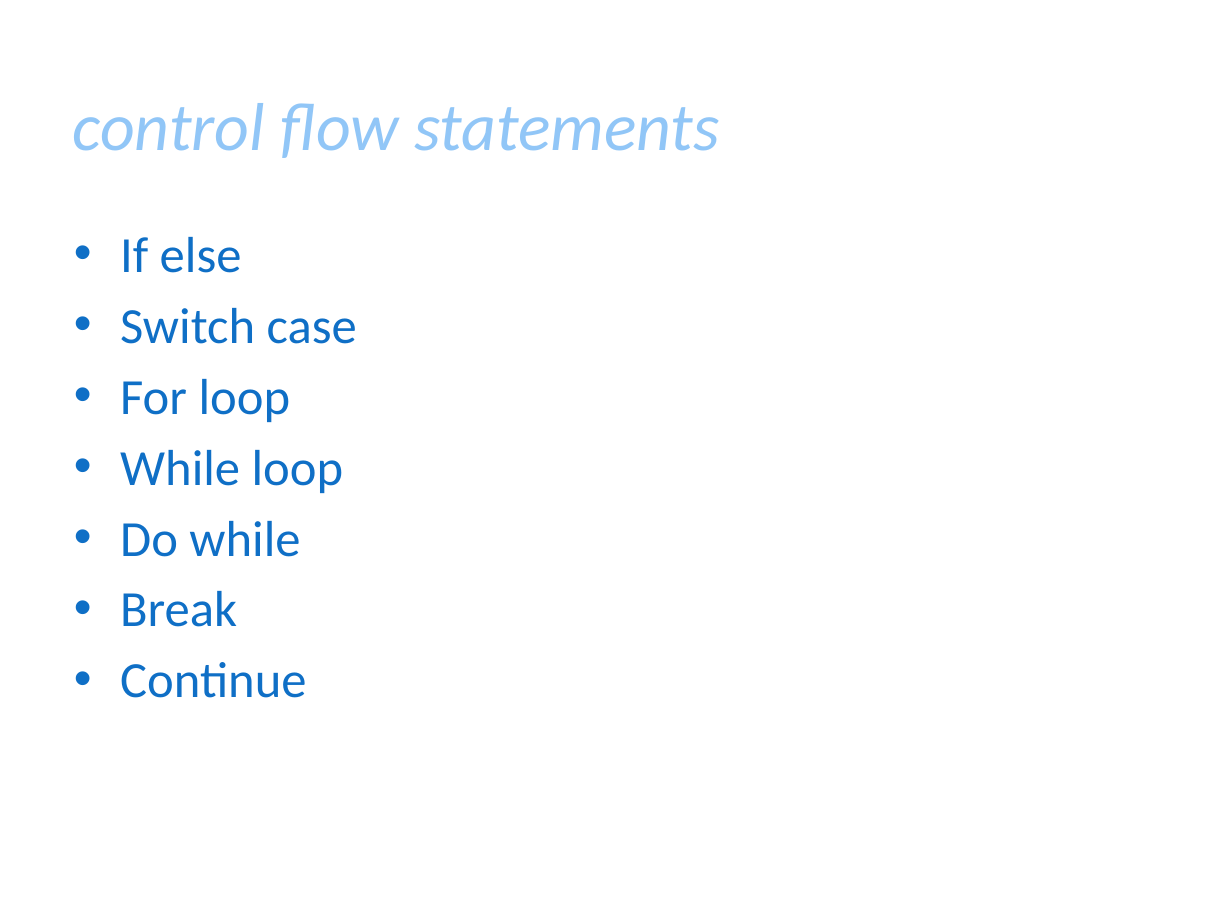
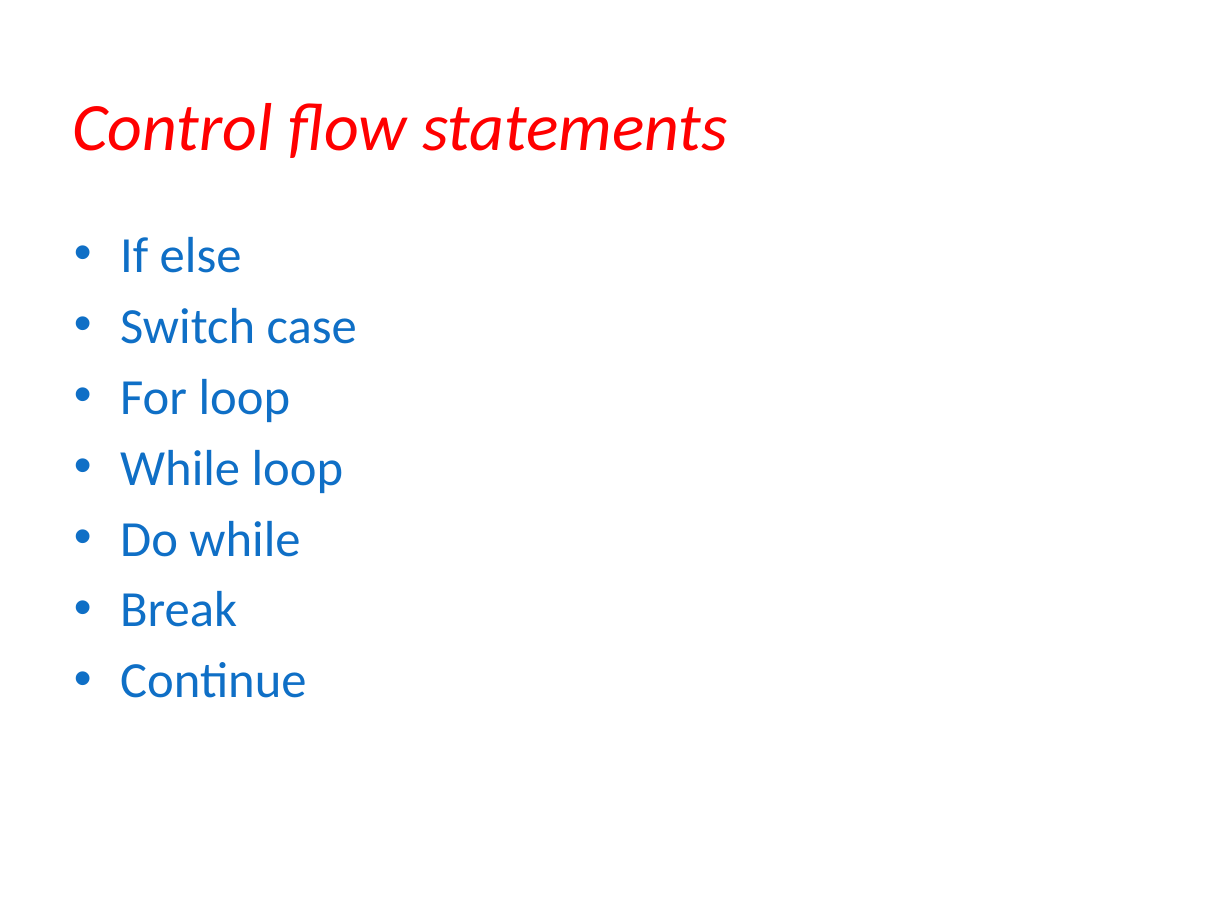
Before and after one commit to vishalamc/CAP489, a slide deck: slide 34 of typescriptVariablesTypesCntrolStructure.pptx (slide 30 before the commit). Drawn at 1232x924 pixels with LibreOffice and Linux fonts; fonts in the diff are those of the drawing; background and template pictures are left out. Boxes give left, top, right and bottom in pixels: in the first picture for what was removed or moved away, otherwise in the second. Text is boxed around its words. In the diff, an @@ line names an element or a change of style, - is before the commit and + after.

```diff
--- a/typescriptVariablesTypesCntrolStructure.pptx
+++ b/typescriptVariablesTypesCntrolStructure.pptx
@@ title at (72, 103, 728, 158): text changed; text colour #91C6F7 to #FF0000 @@
-control flow statements
+Control flow statements
```
Also in this commit, not shown: 25 other slides changed, 5 slides added, 2 slides removed, 5 other files.
